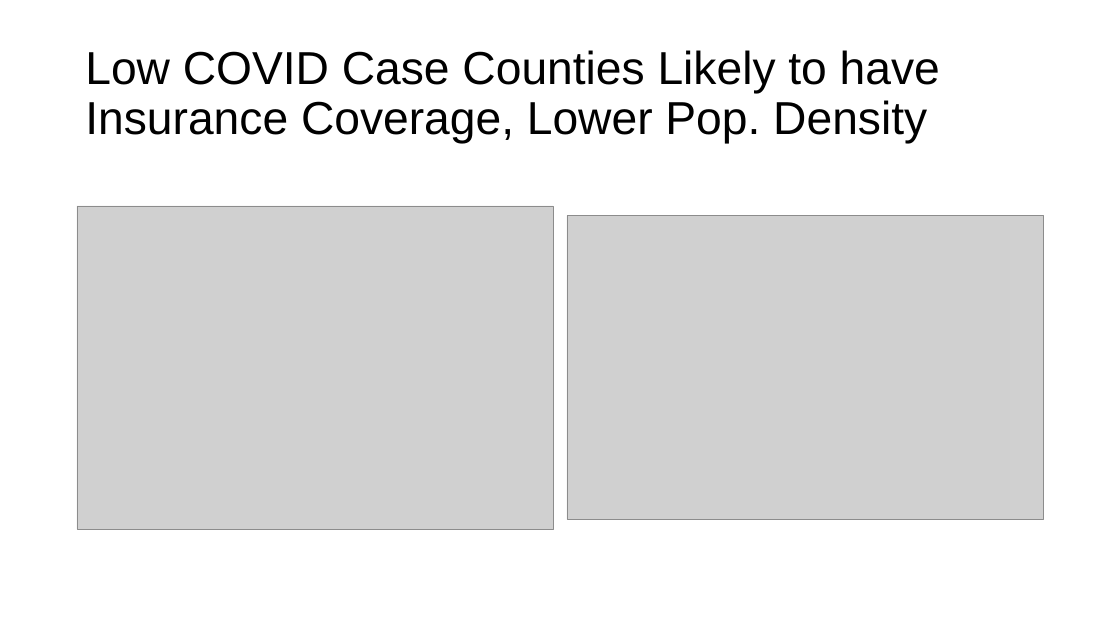
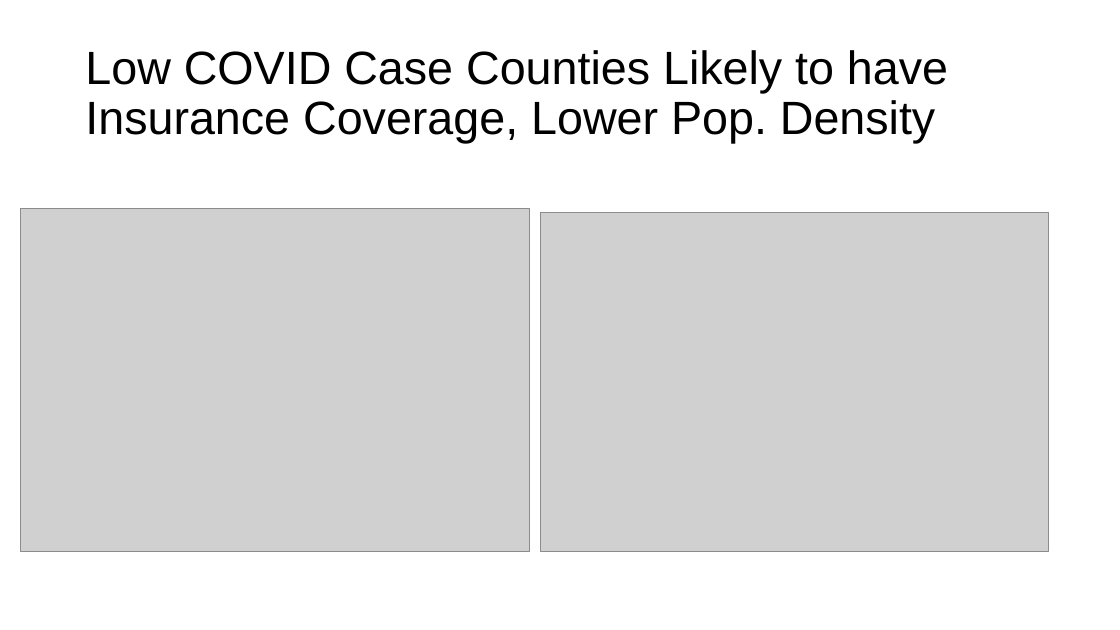
Before and after one commit to cxclark/covid19-analysis, a slide deck: slide 9 of 2020_10_30_covid_usa_analysis.pptx (slide 8 before the commit). Drawn at 1120x630 pixels with LibreOffice and Linux fonts; fonts in the diff are those of the drawing; grey boxes stand for pictures. Boxes give left, top, right and bottom in pixels: in the first picture for what was removed or moved away, otherwise in the second. Text is boxed around its words. In the diff, an @@ line names an element or a change of style, - is before the commit and + after.

```diff
--- a/2020_10_30_covid_usa_analysis.pptx
+++ b/2020_10_30_covid_usa_analysis.pptx
@@ title "Low COVID Case Counties Likely ..." at [85, 50, 948, 144]: size 39.6 to 40 pt @@
@@ picture: place and size @@
-picture at [77, 206, 554, 529]
+picture at [21, 208, 529, 551]
@@ picture: place and size @@
-picture at [567, 216, 1044, 520]
+picture at [541, 212, 1049, 551]
```
Also in this commit, not shown: 6 other slides changed, 4 slides added, 1 slide removed, 2 other files.
